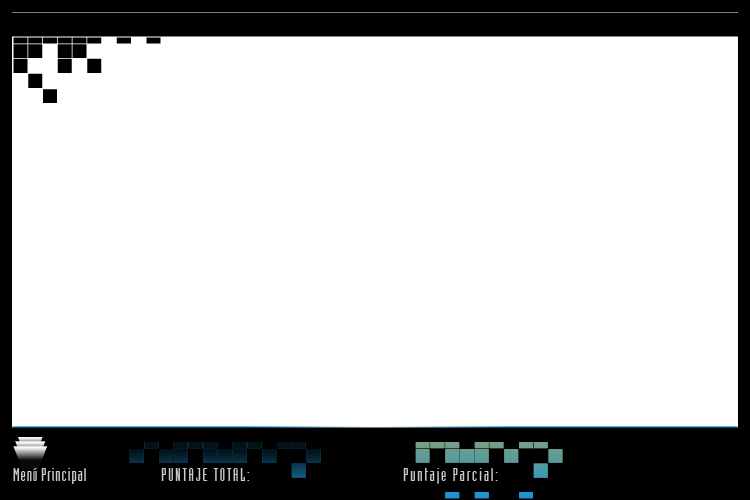
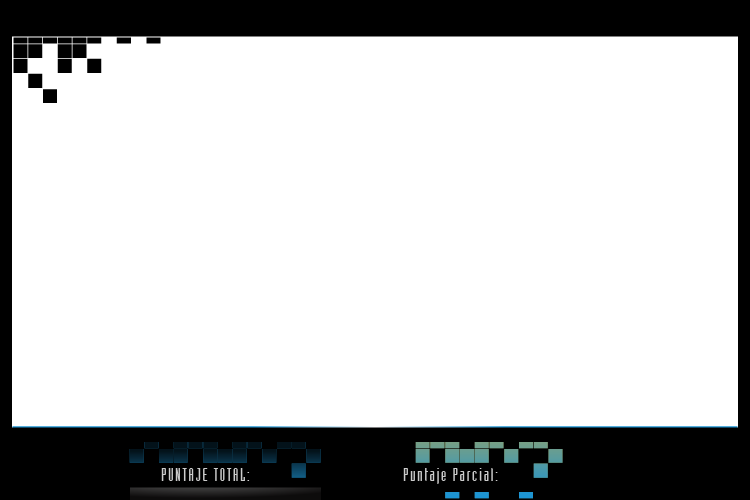
Layered file, before and after one edit (750×500). Changes by layer:
added group "Set 1" with 1 layers above "MenÚ Principal" over [12, 12, 738, 13]
added layer "Shape 1" in group "Set 1" over [12, 12, 738, 13]
hid "MenÚ Principal" over [13, 468, 86, 484]
hid "icono" over [13, 437, 47, 470]
